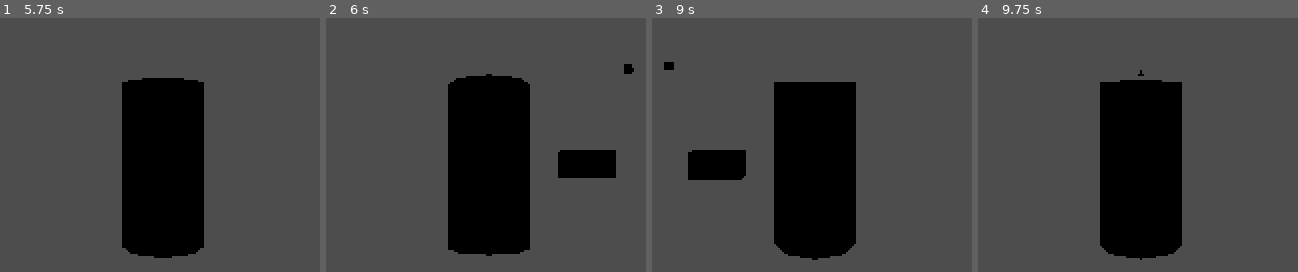
Above: before the commit, frames 1-4 (left to right).
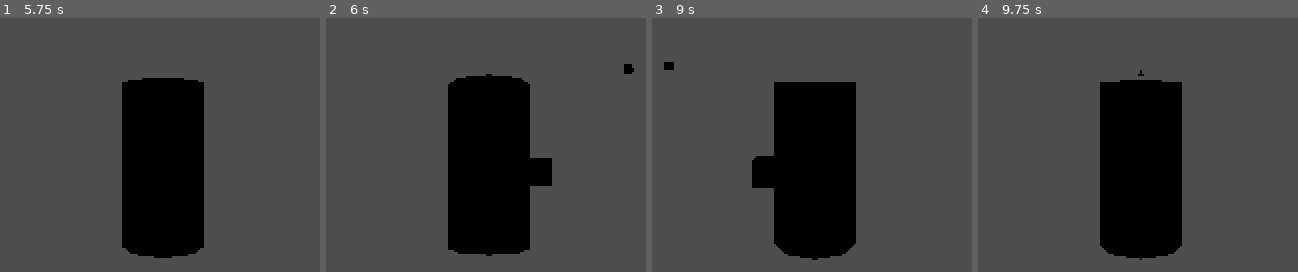
Above: after the commit, the same moments.

Repository: Hillmanhill/Fishing-System-Using-Command-Pattern
Game: Godot game, scene res://_Player/player.tscn
Two runs of this game, one before a commit and one after it. Both use one fixed random seed, a clock stepped at 60 frames per second and the inputs below. This scene is started directly instead of the project's main scene.
Inputs (mouse positions are in pixels of both pictures, inside the frame that each line leads up to):
- Up to frame 1 (5.75 s): tap Enter at 0.5, 2, 3.5 s; move the mouse to (249, 124) at 0.52 s; hold R (releaseBobber) 0.53-1.28 s; hold W (PlayerForward) from 0.53 s (still down); click (249, 124) at 0.67 s; tap Space (PlayerJump) at 0.77, 1.25, 1.52, 2.75, 3.02, 3.77, 4.25, 4.52 s; move the mouse to (83, 132) at 1.27 s; tap R (releaseBobber) at 1.35, 2.85, 4.35 s; click (83, 132) at 1.42 s; move the mouse to (201, 111) at 2.02 s; hold R (releaseBobber) 2.03-2.78 s; click (201, 111) at 2.17 s; move the mouse to (144, 142) at 2.77 s; click (144, 142) at 2.92 s; move the mouse to (281, 139) at 3.52 s; hold R (releaseBobber) 3.53-4.28 s; click (281, 139) at 3.67 s; move the mouse to (41, 117) at 4.27 s; click (41, 117) at 4.42 s; move the mouse to (182, 129) at 5.02 s; hold R (releaseBobber) from 5.03 s (still down); click (182, 129) at 5.17 s
- Up to frame 2 (6 s): move the mouse to (428, 111) at 5.77 s; release W (PlayerForward) at 5.78 s; release R (releaseBobber) at 5.78 s; hold D (PlayerRight) from 5.78 s (still down); tap R (releaseBobber) at 5.85 s; click (428, 111) at 5.92 s
- Up to frame 3 (9 s): tap Space (PlayerJump) at 6.02, 6.77, 7.52 s; move the mouse to (901, 124) at 6.52 s; release D (PlayerRight) at 6.53 s; hold R (releaseBobber) 6.53-7.28 s; hold W (PlayerForward) 6.53-8.78 s; click (901, 124) at 6.67 s; move the mouse to (735, 132) at 7.27 s; tap R (releaseBobber) at 7.35, 8.85 s; click (735, 132) at 7.42 s; move the mouse to (853, 111) at 8.02 s; hold R (releaseBobber) 8.03-8.78 s; click (853, 111) at 8.17 s; move the mouse to (796, 142) at 8.77 s; hold A (PlayerLeft) from 8.78 s (still down); click (796, 142) at 8.92 s
- Up to frame 4 (9.75 s): tap Space (PlayerJump) at 9.02 s; move the mouse to (1259, 139) at 9.52 s; release A (PlayerLeft) at 9.53 s; hold W (PlayerForward) from 9.53 s (still down); hold R (releaseBobber) from 9.53 s (still down); click (1259, 139) at 9.67 s

Frame 1 is identical in both runs. In frame 2, 2.8% of the frame differs, in the area x 63-91%, y 51-67%; in frame 3, 3.0%, in the area x 11-39%, y 51-67%; in frame 4, nothing differs.
Error in both runs: Invalid access to property or key 'global_position' on a base object of type 'Nil'. (res://_Player/_FishingCastAndPullInputController.gd:21)

Commit message:
added higher angular dampening to fishing line

Diff:
--- a/TestScene.tscn
+++ b/TestScene.tscn
@@ -38,9 +38,6 @@
 CastObject = NodePath("../../CastObject")
 castObjectLocation = NodePath("../CollisionShape3D/Player Mesh/Cast Object POS")
 ropeVisualizer = NodePath("../CollisionShape3D/Player Mesh/Cast Object POS")
-
-[node name="CA_Left_Mouse" parent="Player/Cast Reel Input Controller & Handler/Inputs" index="0" node_paths=PackedStringArray("ropeVisualizer")]
-ropeVisualizer = NodePath("../../../CollisionShape3D/Player Mesh/Cast Object POS")
 
 [node name="CastObject" type="RigidBody3D" parent="." node_paths=PackedStringArray("castPullController")]
 transform = Transform3D(1, 0, 0, 0, 1, 0, 0, 0, 1, 0, 0.416584, 1.84151)
--- a/_Fishing System/Command Action/Input Commands/CA_Right_Mouse.gd
+++ b/_Fishing System/Command Action/Input Commands/CA_Right_Mouse.gd
@@ -30,7 +30,7 @@
 				var force = direction * reelSpeed
 				castPullController.hookedFish.linear_velocity = force
 				CASTOBJECT.linear_velocity = force
-				CASTOBJECT.apply_central_force(force * 3)
+				#CASTOBJECT.apply_central_impulse(force * 30)
 				castPullController.ropeVisualizer.reel_in(.01)
 				print("fish reeled ")
 			else:
--- a/_Fishing System/FishingLine.gd
+++ b/_Fishing System/FishingLine.gd
@@ -4,6 +4,7 @@
 var castObject : Node3D
 @export var maxLength : float = 15
 @export var slackLength : float = 5
+@export var reelPoint: Node3D
 
 var segmentLengthDivide: int = 8
 var springStiffnessWeight: int = 0
@@ -64,12 +65,16 @@
 			joint.set_flag_y(axis, true)
 			joint.set_flag_z(axis, true)
 
-		var limit = lengthPerSegment * .1
+		var limit = lengthPerSegment * .5
 
 		for axis in  [Generic6DOFJoint3D.PARAM_LINEAR_LOWER_LIMIT, Generic6DOFJoint3D.PARAM_LINEAR_UPPER_LIMIT]:
 			joint.set_param_x(axis, -lengthPerSegment if axis == Generic6DOFJoint3D.PARAM_LINEAR_LOWER_LIMIT else lengthPerSegment)
 			joint.set_param_y(axis, -lengthPerSegment if axis == Generic6DOFJoint3D.PARAM_LINEAR_LOWER_LIMIT else lengthPerSegment)
 			joint.set_param_z(axis, -lengthPerSegment if axis == Generic6DOFJoint3D.PARAM_LINEAR_LOWER_LIMIT else lengthPerSegment)#
+
+		joint.set_param_x(Generic6DOFJoint3D.PARAM_ANGULAR_SPRING_DAMPING, 2)
+		joint.set_param_y(Generic6DOFJoint3D.PARAM_ANGULAR_SPRING_DAMPING, 2)
+		joint.set_param_z(Generic6DOFJoint3D.PARAM_ANGULAR_SPRING_DAMPING, 2)
 
 		joint.set_param_x(Generic6DOFJoint3D.PARAM_LINEAR_SPRING_STIFFNESS, springStiffnessWeight)
 		joint.set_param_y(Generic6DOFJoint3D.PARAM_LINEAR_SPRING_STIFFNESS, springStiffnessWeight)
@@ -91,13 +96,13 @@
 	var segmentCount: int = ropeSegments.size()
 	if segmentCount == 0:return
 
-	var Bobber_pos = global_position
-	var end_pos = castObject.global_position
+	var reelPOS = reelPoint.global_position
+	var bobberPOS = castObject.global_position
 	var effective_length = slackLength
 
 	for i in range(segmentCount):
 		var t = float(i) / float(segmentCount)
-		var segment_pos = end_pos.lerp(Bobber_pos, t + (effective_length / maxLength))
+		var segment_pos = bobberPOS.lerp(reelPOS, t + (effective_length / maxLength))
 		var segment = ropeSegments[i]
 		if is_instance_valid(segment):
 			segment.global_position = segment_pos
--- a/_Fishing System/ropeSegment.tscn
+++ b/_Fishing System/ropeSegment.tscn
@@ -9,6 +9,8 @@
 radius = 0.146197
 
 [node name="RopeSegment" type="RigidBody3D"]
+collision_layer = 2
+collision_mask = 2
 collision_priority = 3.0
 mass = 0.001
 can_sleep = false
--- a/_Player/player.tscn
+++ b/_Player/player.tscn
@@ -8,6 +8,9 @@
 [ext_resource type="Script" uid="uid://c3kae4gnl4pun" path="res://_Fishing System/Command Action/_CommandHandler.gd" id="5_lf471"]
 
 [sub_resource type="CapsuleShape3D" id="CapsuleShape3D_lf471"]
+
+[sub_resource type="StandardMaterial3D" id="StandardMaterial3D_3i7y5"]
+albedo_color = Color(0.285995, 0.466865, 0.664922, 1)
 
 [sub_resource type="BoxShape3D" id="BoxShape3D_3i7y5"]
 size = Vector3(0.1, 0.1, 0.1)
@@ -27,15 +30,17 @@
 
 [node name="Player Mesh" type="CSGCylinder3D" parent="CollisionShape3D"]
 
-[node name="Direction Indicator" type="CSGBox3D" parent="CollisionShape3D/Player Mesh"]
-transform = Transform3D(0.325575, 0, 0, 0, 0.325575, 0, 0, 0, 0.325575, 0, 0, 1.18881)
-size = Vector3(1, 1, 1.91504)
+[node name="ReelToolPOS" type="CSGBox3D" parent="CollisionShape3D/Player Mesh"]
+transform = Transform3D(0.325575, 0, 0, 0, 0.325575, 0, 0, 0, 0.325575, 0, -0.0917516, 0.568988)
+size = Vector3(1, 1, 1.04358)
+material = SubResource("StandardMaterial3D_3i7y5")
 
-[node name="Cast Object POS" type="StaticBody3D" parent="CollisionShape3D/Player Mesh"]
+[node name="Cast Object POS" type="StaticBody3D" parent="CollisionShape3D/Player Mesh" node_paths=PackedStringArray("reelPoint")]
 transform = Transform3D(1, 0, 0, 0, 1, 0, 0, 0, 1, 0, 1.19962, 1.74725)
 collision_layer = 0
 collision_mask = 0
 script = ExtResource("2_3i7y5")
+reelPoint = NodePath("../ReelToolPOS")
 
 [node name="CollisionShape3D" type="CollisionShape3D" parent="CollisionShape3D/Player Mesh/Cast Object POS"]
 shape = SubResource("BoxShape3D_3i7y5")
@@ -59,8 +64,9 @@
 
 [node name="Inputs" type="Node" parent="Cast Reel Input Controller & Handler"]
 
-[node name="CA_Left_Mouse" type="Node" parent="Cast Reel Input Controller & Handler/Inputs"]
+[node name="CA_Left_Mouse" type="Node" parent="Cast Reel Input Controller & Handler/Inputs" node_paths=PackedStringArray("ropeVisualizer")]
 script = ExtResource("3_lf471")
+ropeVisualizer = NodePath("../../../CollisionShape3D/Player Mesh/Cast Object POS")
 
 [node name="CA_Right_Mouse" type="Node" parent="Cast Reel Input Controller & Handler/Inputs"]
 script = ExtResource("4_3i7y5")
Not shown: 1 places in _Player/player.tscn that only renumber resources
